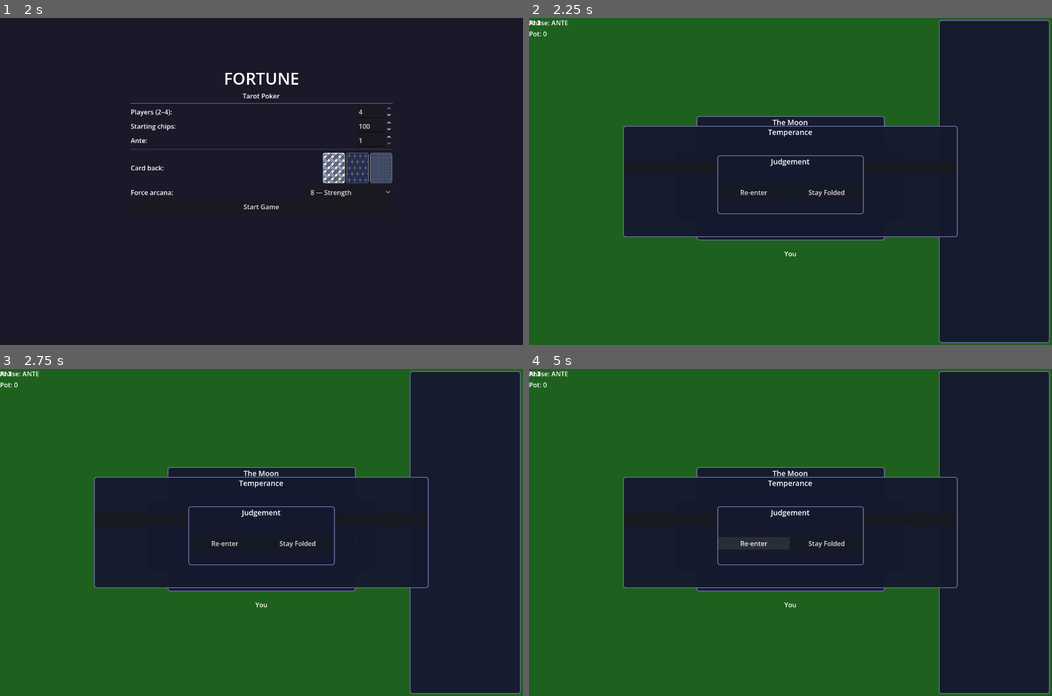
Above: before the commit, frames 1-4 (two rows, left to right).
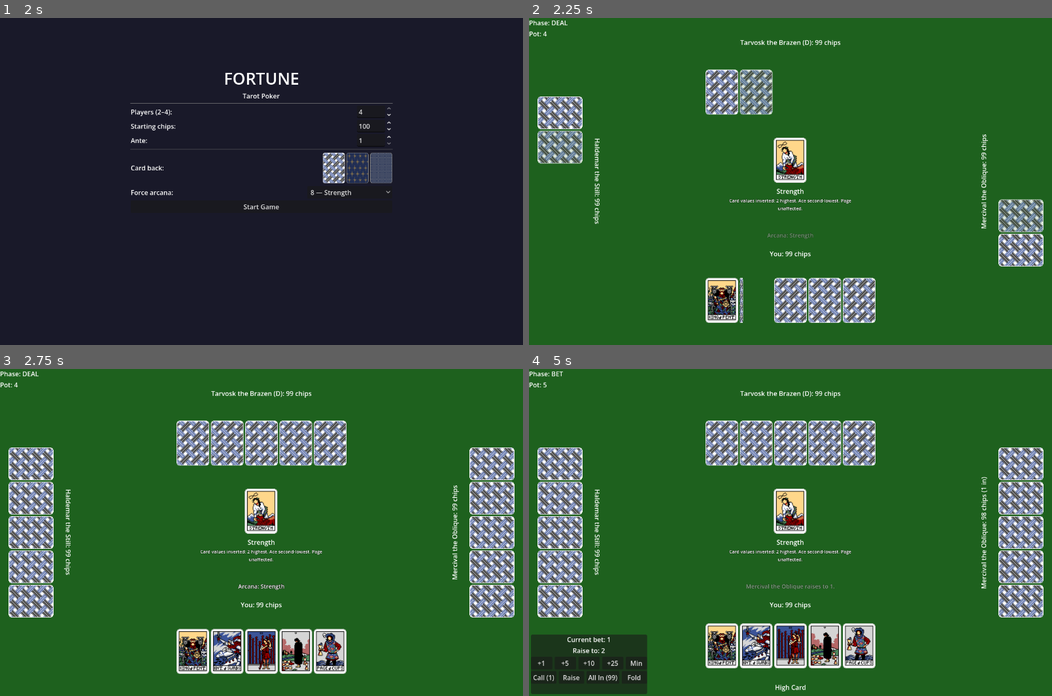
Above: after the commit, the same moments.

Repository: zenOfBass/Fortune
Game: Godot game, scene res://scenes/main_menu.tscn
Same seed, same stepped clock (60 frames per second), same inputs: the game is played once before the commit and once after it.
Inputs (mouse positions are in pixels of both pictures, inside the frame that each line leads up to):
- Up to frame 1 (2 s): click "Random (normal)" at 0.5 s; click "Random (normal)" at 1.25 s
- Up to frame 2 (2.25 s): click "Start Game" at 2 s
- Up to frame 3 (2.75 s): no input
- Up to frame 4 (5 s): click (790, 519) at 2.75 s, where only the run before the commit has a clickable "Confirm"; click (790, 519) at 3.5 s, where only the run before the commit has a clickable "Confirm"; click (753, 542) at 4.25 s, where only the run before the commit has a clickable "Re-enter"

Frame 1 is identical in both runs. In frame 2, 50% of the frame differs, in the area x 0-100%, y 0-100%; in frame 3, 56%; in frame 4, 60%.
Error before the commit: Parse Error: Identifier "result_panel" not declared in the current scope. (res://scenes/table.gd:86)

Commit message:
Fixing bug

Diff:
--- a/scenes/table.gd
+++ b/scenes/table.gd
@@ -83,7 +83,6 @@
 	_layout_ai_areas(num_players)
 
 	draw_panel.visible = false
-	result_panel.visible = false
 	last_round_label.visible = false
 	arcana_panel.visible = false
 	chariot_panel.visible = false
